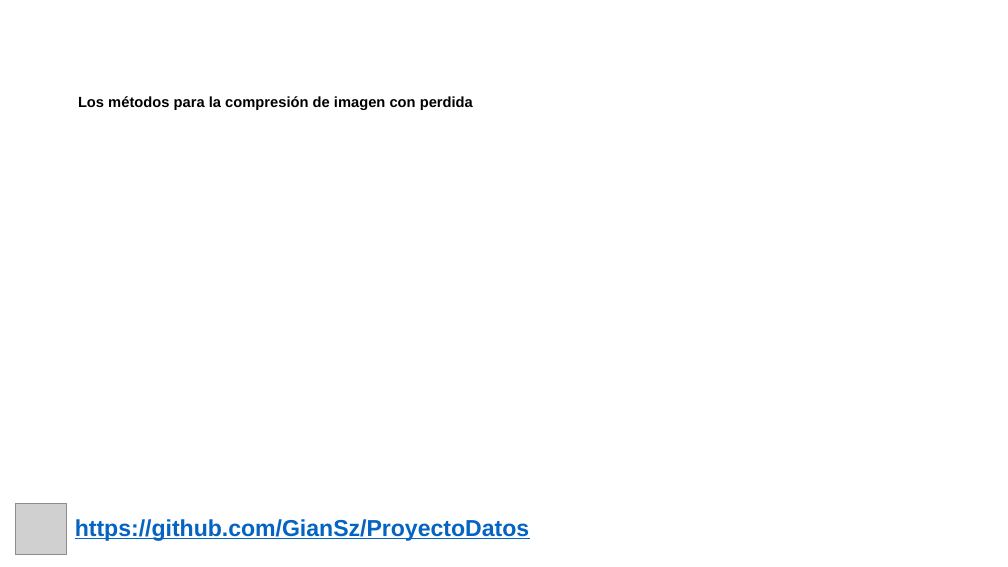
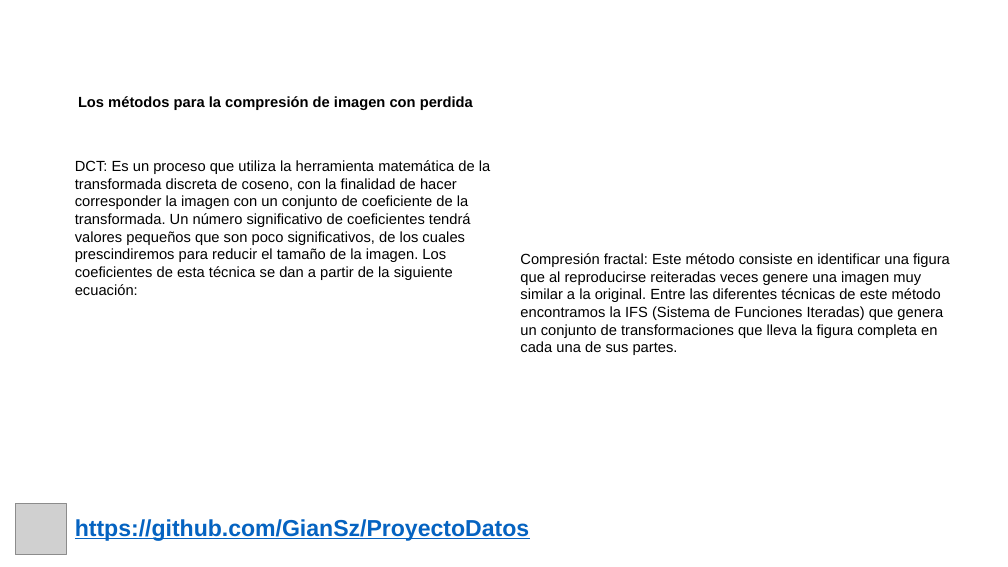
Before and after one commit to GianSz/ProyectoDatos, a slide deck: slide 6 of Presentacion/Presentación Proyecto.pptx. Drawn at 1008x567 pixels with LibreOffice and Linux fonts; fonts in the diff are those of the drawing; grey boxes stand for pictures; background and template pictures are left out. Boxes give left, top, right and bottom in pixels: in the first picture for what was removed or moved away, otherwise in the second. Text is boxed around its words. In the diff, an @@ line names an element or a change of style, - is before the commit and + after.

Commit message:
5/11/2021
Informacion entrega 2

```diff
--- a/Presentacion/Presentación Proyecto.pptx
+++ b/Presentacion/Presentación Proyecto.pptx
@@ text added at (75, 160, 490, 295), 14 pt, text #000000 @@
+DCT: Es un proceso que utiliza la herramienta matemática de la transformada discreta de coseno, con la finalidad de hacer corresponder la imagen con un conjunto de coeficiente de la transformada. Un número significativo de coeficientes tendrá valores pequeños que son poco significativos, de los cuales prescindiremos para reducir el tamaño de la imagen. Los coeficientes de esta técnica se dan a partir de la siguiente ecuación:
@@ text added at (520, 253, 950, 355), 14 pt, text #000000 @@
+Compresión fractal: Este método consiste en identificar una figura que al reproducirse reiteradas veces genere una imagen muy similar a la original. Entre las diferentes técnicas de este método encontramos la IFS (Sistema de Funciones Iteradas) que genera un conjunto de transformaciones que lleva la figura completa en cada una de sus partes.
```
Also in this commit, not shown: 2 other slides changed.
